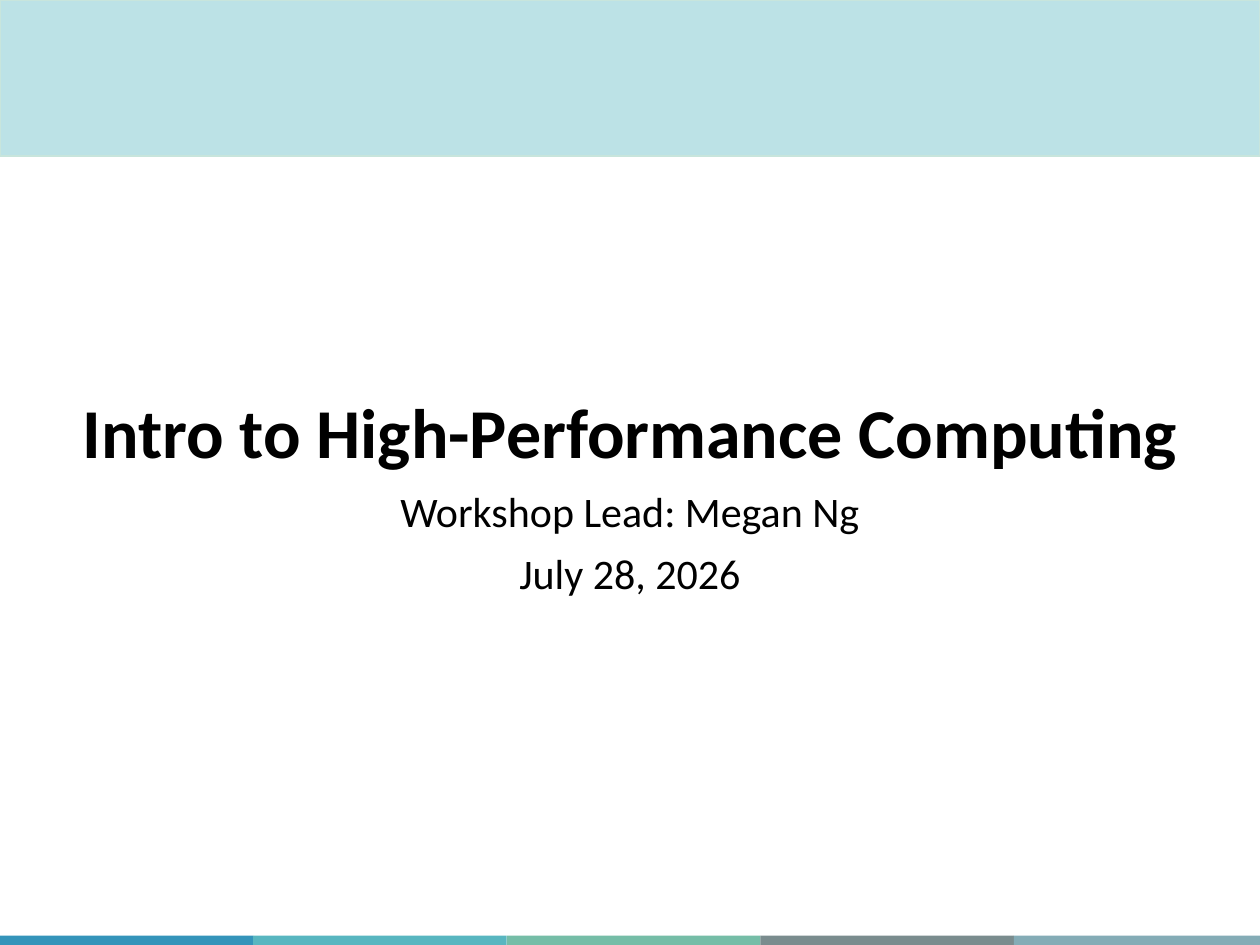
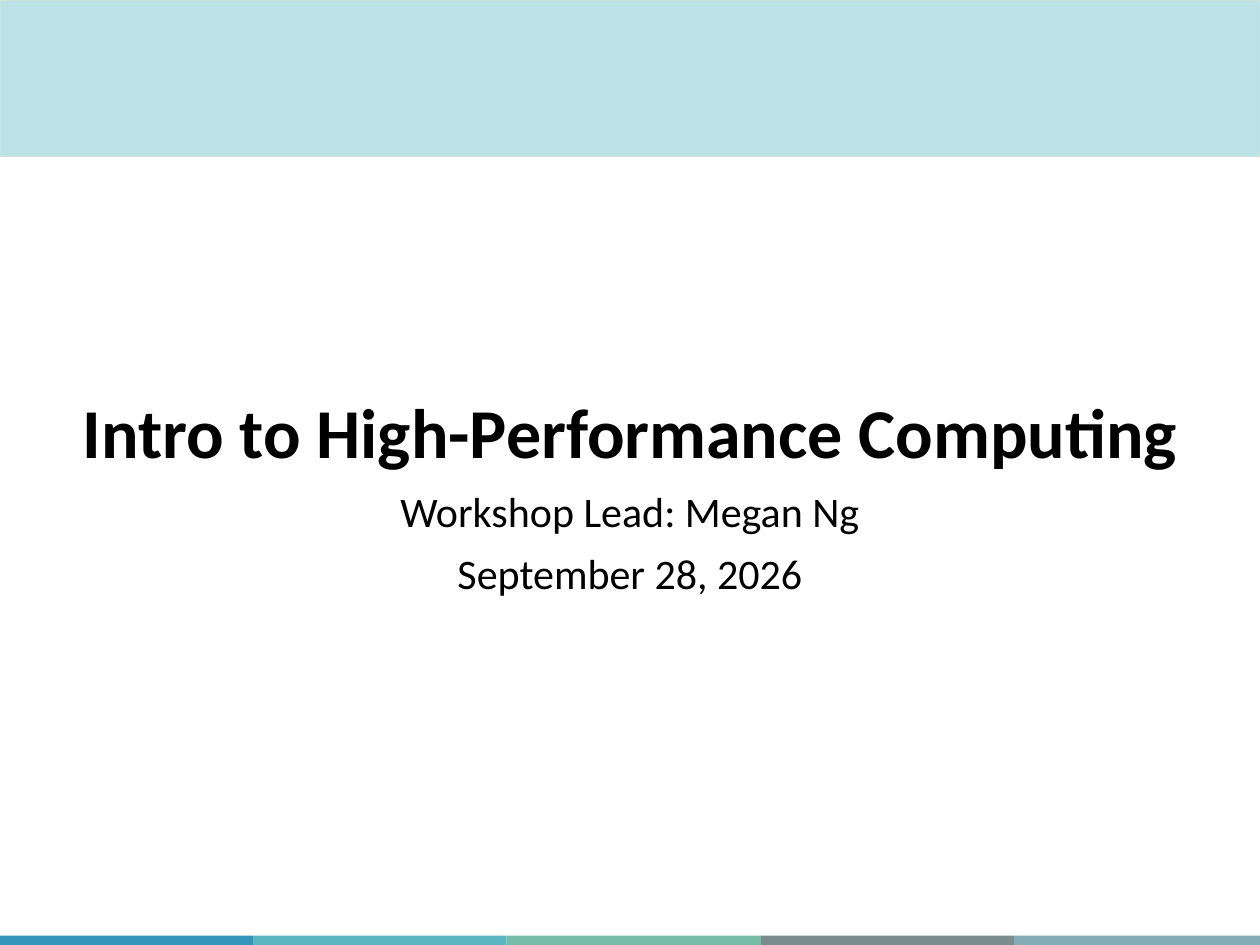
Before and after one commit to megan-ng/IntroToHighPerformanceComputing, a slide deck: slide 1 of Slides/IntroToHPCWorkshop.pptx. Drawn at 1260x945 pixels with LibreOffice and Linux fonts; fonts in the diff are those of the drawing; background and template pictures are left out. Boxes give left, top, right and bottom in pixels: in the first picture for what was removed or moved away, otherwise in the second. Text is boxed around its words. In the diff, an @@ line names an element or a change of style, - is before the commit and + after.

```diff
--- a/Slides/IntroToHPCWorkshop.pptx
+++ b/Slides/IntroToHPCWorkshop.pptx
@@ text at [457,559,802,596]: text changed @@
-July 28, 2026
+September 28, 2026
```
Also in this commit, not shown: 7 other slides changed, 3 other files.
